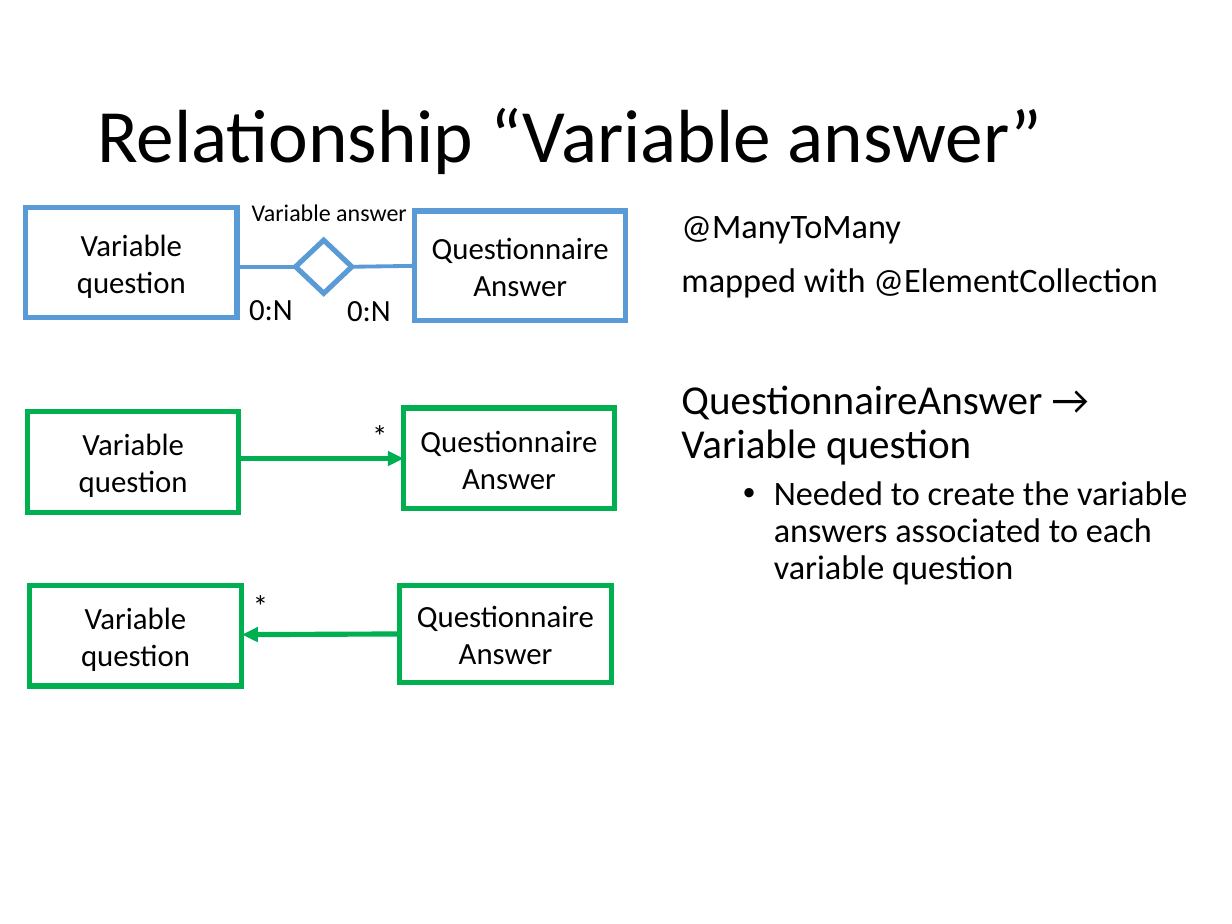
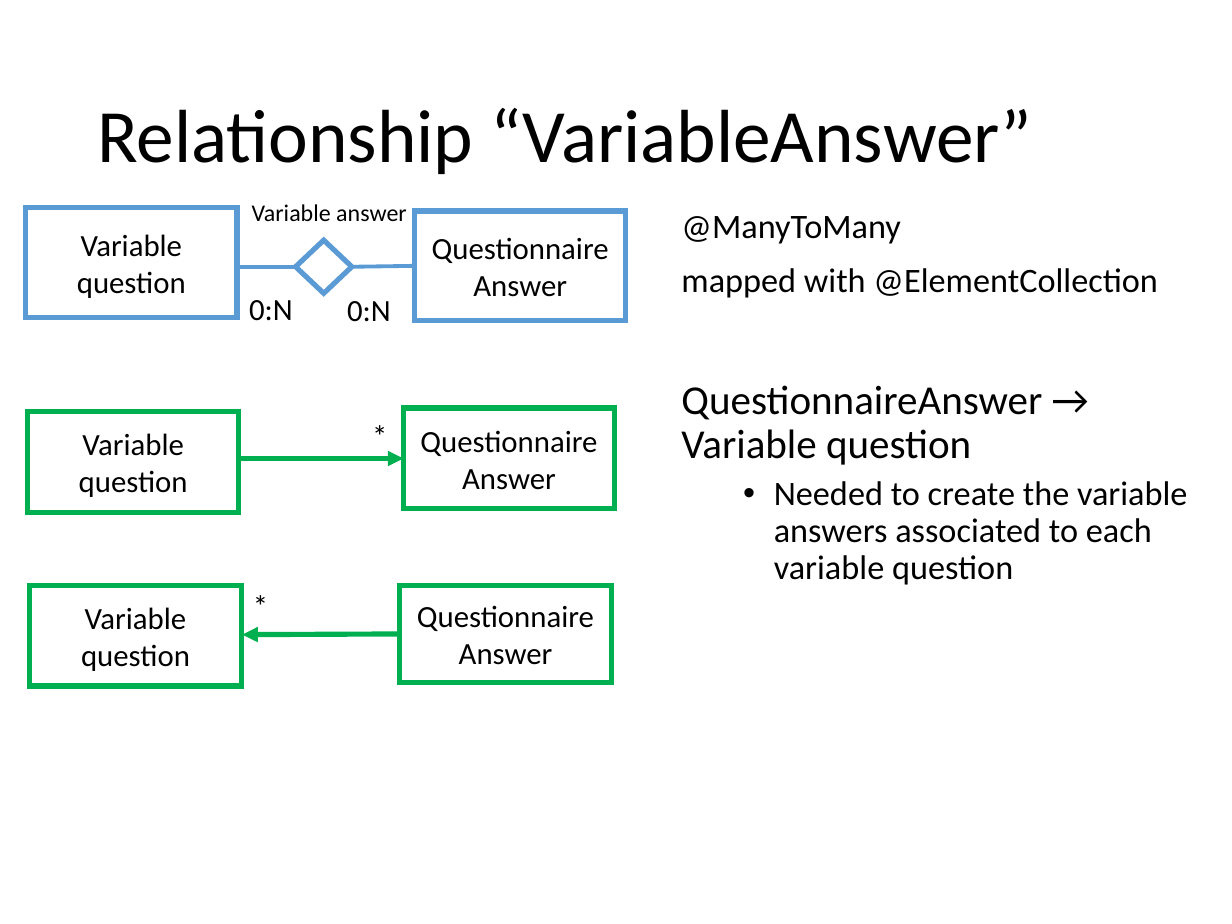
Before and after one commit to riccardo-nannini/Gamified-Marketing-Application, a slide deck: slide 16 of DD.pptx. Drawn at 1232x924 pixels with LibreOffice and Linux fonts; fonts in the diff are those of the drawing. Boxes give left, top, right and bottom in pixels: in the first picture for what was removed or moved away, otherwise in the second. Text is boxed around its words. In the diff, an @@ line names an element or a change of style, - is before the commit and + after.

```diff
--- a/DD.pptx
+++ b/DD.pptx
@@ title at (97, 108, 1032, 174): text changed @@
-Relationship “Variable answer”
+Relationship “VariableAnswer”
```
Also in this commit, not shown: 4 other slides changed, 1 other file.
